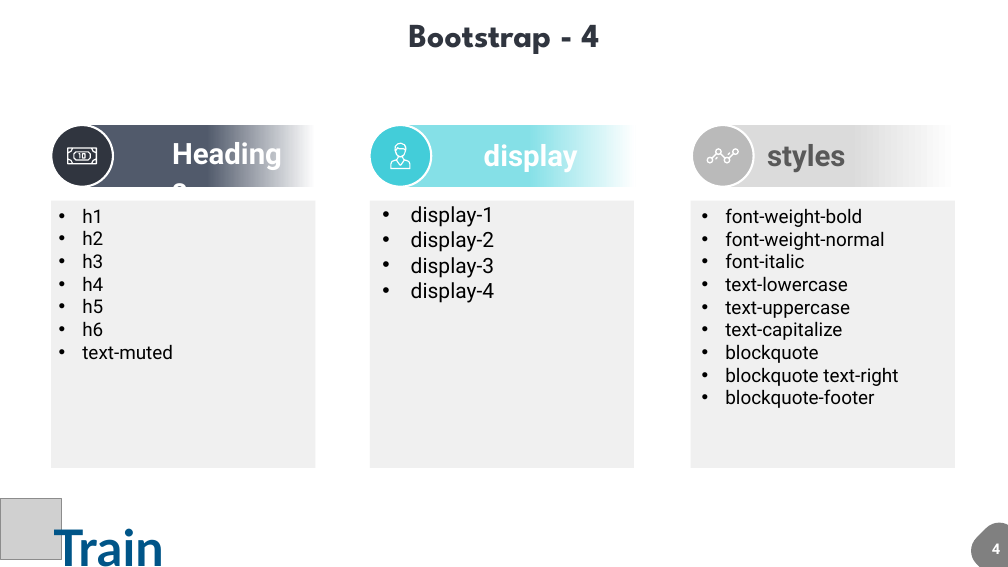
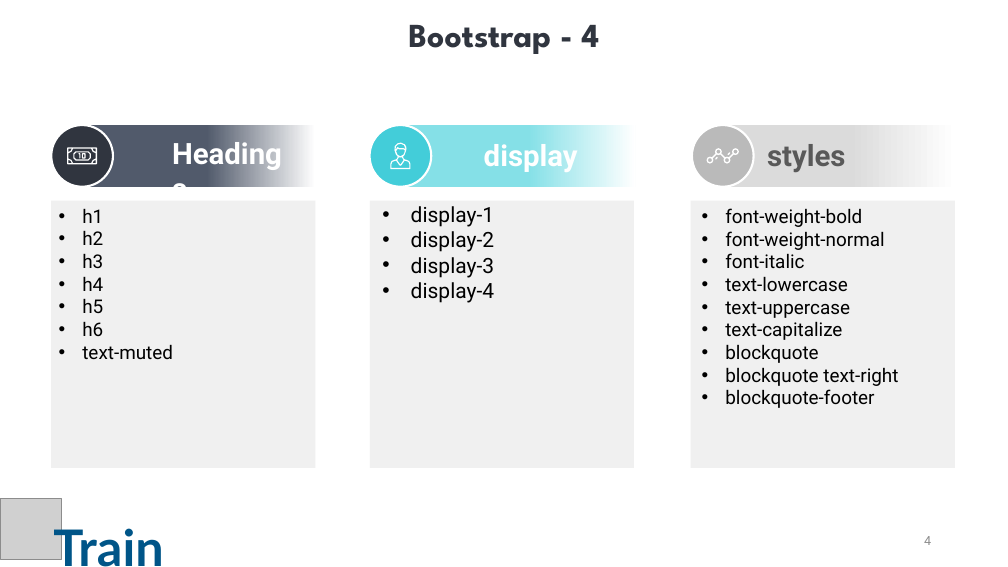
Before and after one commit to sesh86/HTML_CSS, a slide deck: slide 4 of iTrain - Bootstrap.pptx. Drawn at 1008x567 pixels with LibreOffice and Linux fonts; fonts in the diff are those of the drawing; grey boxes stand for pictures. Boxes give left, top, right and bottom in pixels: in the first picture for what was removed or moved away, otherwise in the second. Text is boxed around its words. In the diff, an @@ line names an element or a change of style, - is before the commit and + after.

```diff
--- a/iTrain - Bootstrap.pptx
+++ b/iTrain - Bootstrap.pptx
@@ page number: place and size @@
-page number at box(992, 543, 1000, 554)
+page number at box(924, 536, 931, 545)
@@ page number at box(924, 536, 931, 545): size 14 to 12 pt, text colour #FFFFFF to #8C8C8C, bold off; alignment left to right; vertical alignment top to middle @@
@@ freeform shape removed at box(964, 516, 1008, 567) @@
```
Also in this commit, not shown: 17 other slides changed, 1 slide added, 29 other files.
